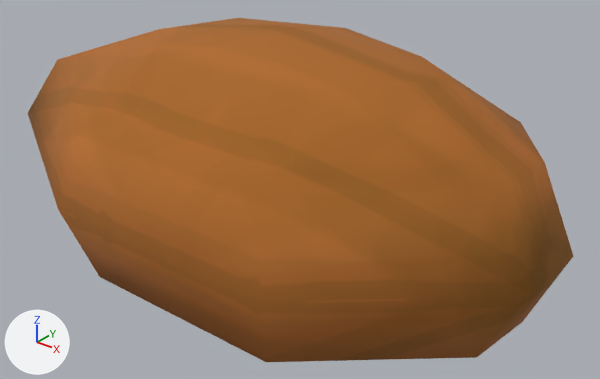
What one commit did to the FBX model Assets/Resources/Art/Models/Cacau/fruta cacau.fbx.
Before and after are seen from a 50 mm lens placed at (-1.348, -0.517, 0.317), pointed at (-1.779, 0.022, -0.018). Every picture has the same lights, and +X, +Y and +Z are marked at lower left. Where no turn or scale is listed for an object, it has been applied to the vertices.

The first picture shows 'fruta cacau'.
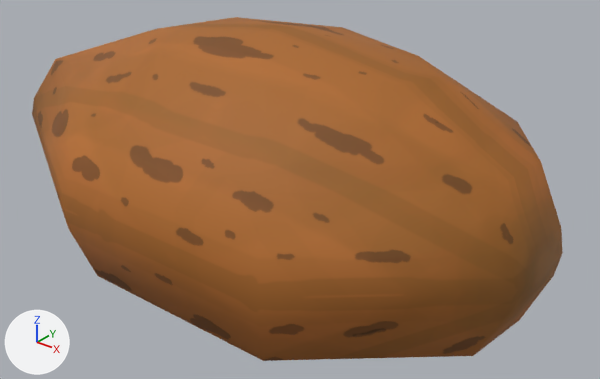
Commit message: cacau update

The change, as a list of edits to the scene's bpy script:
```text
Add img_fruta_de_cacau2_png:
    img_fruta_de_cacau2_png = load_image('fruta de cacau2.png', '_unpacked/fruta_de_cacau2.png', 1024, 1024, 'sRGB')
Change mat_cacau:
    mat_cacau.texture: img_fruta_de_cacau_png -> img_fruta_de_cacau2_png  # with its transparency
    mat_cacau.roughness: 1.0 -> 0.718
Change me_sphere_008:
    used by ob_fruta_cacau; location = (-1.7541, 0.0, 0.0)
    remove me_sphere_008.from_pydata(...)  # 42 vertices, 46 faces; spans x -0.349..0.229, y -0.162..0.173, z -0.139..0.139
    add me_sphere_008.from_pydata(...)  # 58 vertices, 62 faces; spans x -0.339..0.224, y -0.158..0.169, z -0.139..0.139
    me_sphere_008 part 1
    8 vertices are removed from x -0.349..0.229, y -0.162..0.173, z 0.0
    16 faces are deleted
    24 vertices are added at x -0.339..0.224, y -0.158..0.169, z -0.021..0.021
    32 new faces join them
Change ob_fruta_cacau:
    ob_fruta_cacau.location: (-1.7541, 0.0, 0.0) -> (-1.7571, 0.0, 0.0)
```

Pixel boxes (x1, y1, x2, y2) of what changed, in the pictures (600 x 379 px):
'fruta cacau', surface changed, reshaped, moved: before (28, 18, 573, 362); after (32, 17, 563, 361)
part 1 of me_sphere_008, built on: before (28, 60, 573, 362); after (32, 59, 563, 361)
